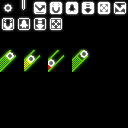
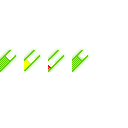
Comparing the layer stacks of the two 128x128 images. Changes:
renamed "Background" to "spritesheet.png", painted on it over [0, 0, 128, 72]
removed layer "Layer" over [0, 0, 128, 128]
